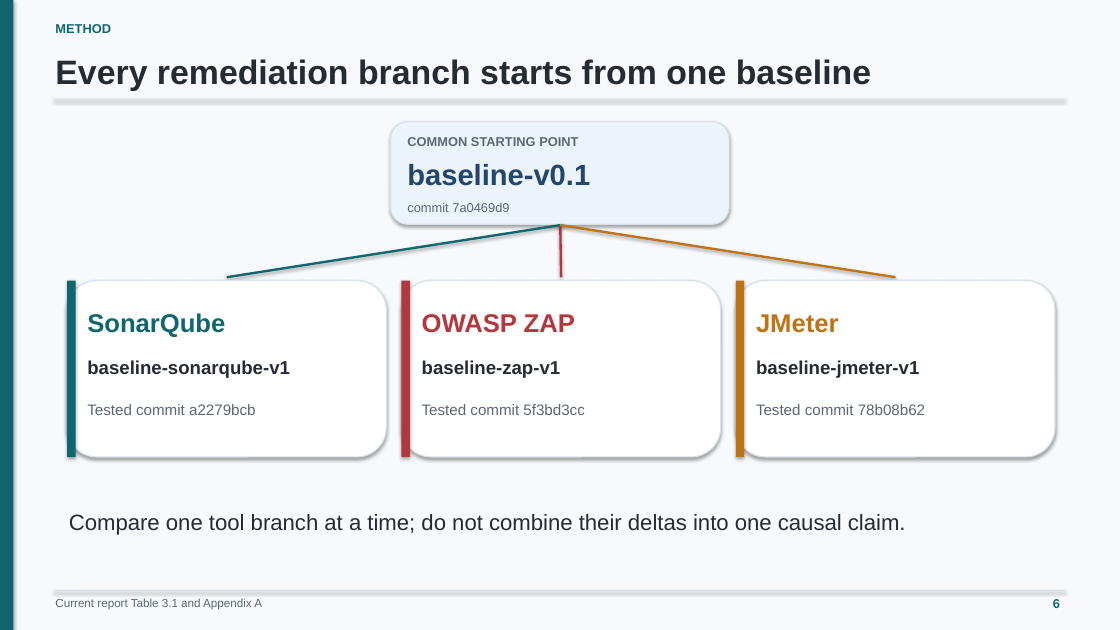
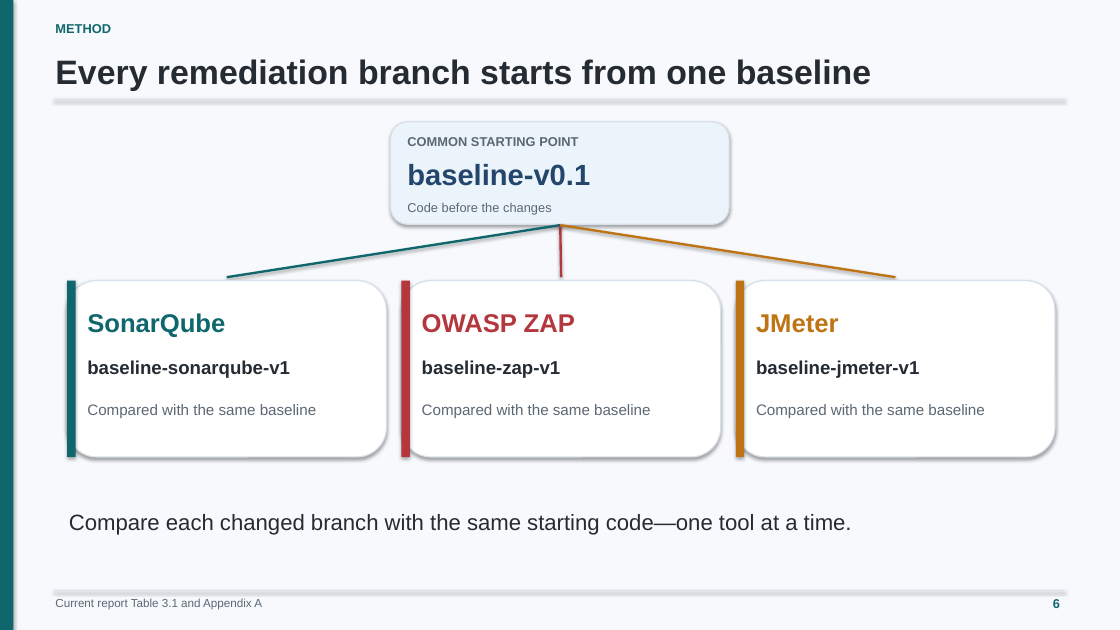
Before and after one commit to minatozaki98/financial-accounting, a slide deck: slide 6 of Document/outputs/final-defense/G6519692_Zaw_Ye_Htut_Ko_Final_Thesis_Defense.pptx. Drawn at 1120x630 pixels with LibreOffice and Linux fonts; fonts in the diff are those of the drawing. Boxes give left, top, right and bottom in pixels: in the first picture for what was removed or moved away, otherwise in the second. Text is boxed around its words. In the diff, an @@ line names an element or a change of style, - is before the commit and + after.

Commit message:
docs: pair defense claims with current evidence

```diff
--- a/Document/outputs/final-defense/G6519692_Zaw_Ye_Htut_Ko_Final_Thesis_Defense.pptx
+++ b/Document/outputs/final-defense/G6519692_Zaw_Ye_Htut_Ko_Final_Thesis_Defense.pptx
@@ text at box(407, 202, 552, 215): text changed @@
-commit 7a0469d9
+Code before the changes
@@ text at box(87, 404, 316, 418): text changed @@
-Tested commit a2279bcb
+Compared with the same baseline
@@ text at box(422, 404, 650, 418): text changed @@
-Tested commit 5f3bd3cc
+Compared with the same baseline
@@ text at box(756, 404, 984, 418): text changed @@
-Tested commit 78b08b62
+Compared with the same baseline
@@ text at box(69, 514, 852, 535): text changed @@
-Compare one tool branch at a time; do not combine their deltas into one causal claim.
+Compare each changed branch with the same starting code—one tool at a time.
```
Also in this commit, not shown: 34 other slides changed, 5 slides added, 3 slides removed, 2 other files.
